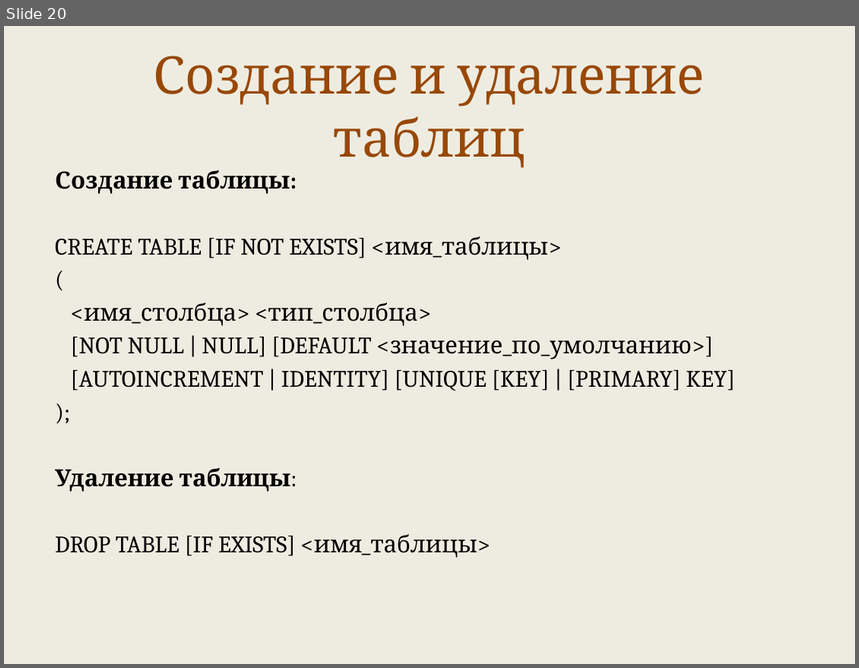
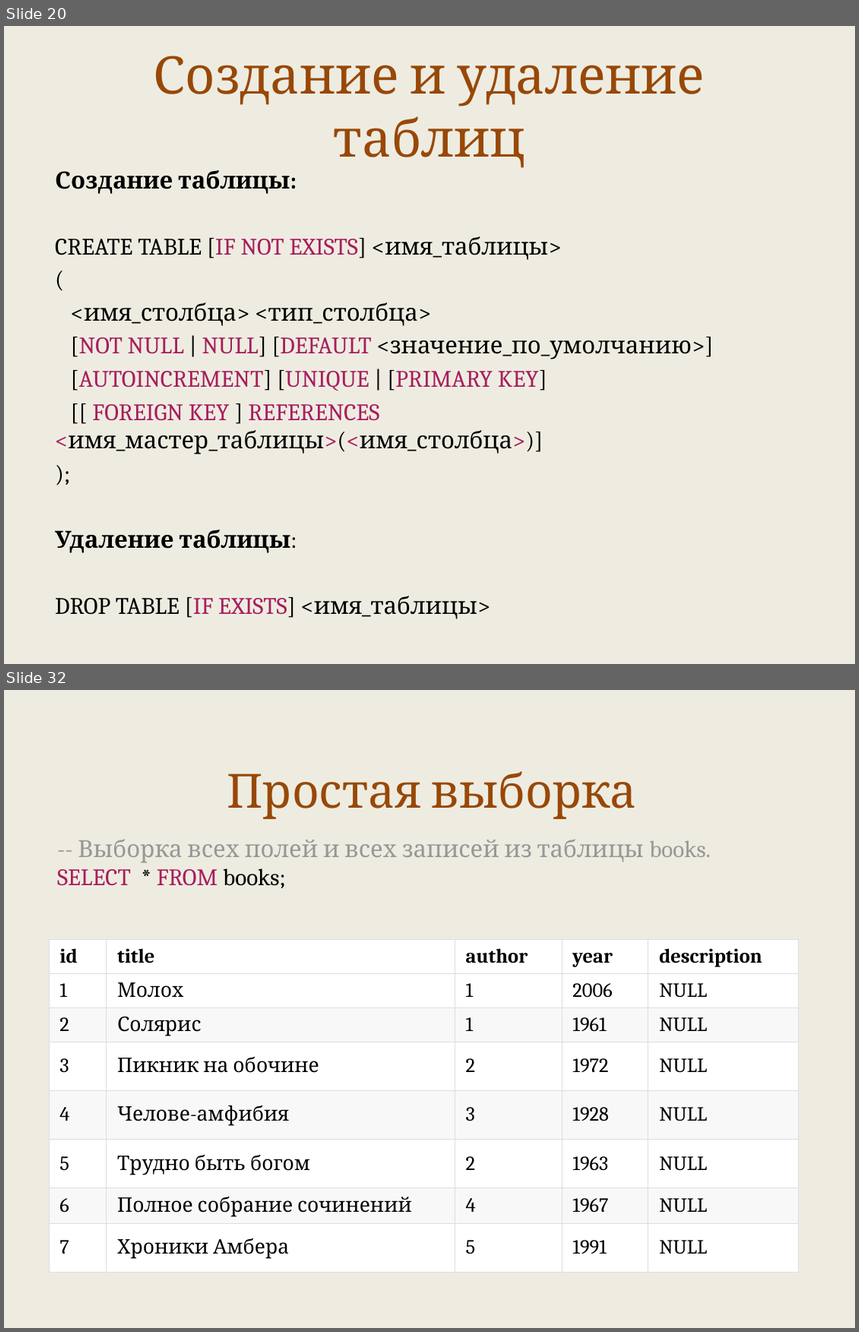
Before and after one commit to maxchv/LearnPython, a slide deck: week12/sql.pptx. Shown one above the other, each under a label of ours: slide 20 before the commit, slides 20 and 32 after it; the slides between them are not shown. The pictures are 859x668 and 859x1332 pixels, drawn with LibreOffice and Linux fonts; fonts in the diff are those of the drawing. Boxes give left, top, right and bottom in pixels: in the first picture for what was removed or moved away, otherwise in the second. Text is boxed around its words. In the diff, an @@ line names an element or a change of style, - is before the commit and + after.

```diff
--- a/week12/sql.pptx
+++ b/week12/sql.pptx
@@ slide 32 added at [4, 690, 855, 1328], background #EEECE1 @@
@@ text added at [227, 771, 637, 819], 40 pt, text #984807 @@
+Простая выборка
@@ text added at [57, 839, 711, 888], 20 pt, text #969896 @@
+-- Выборка всех полей и всех записей из таблицы books.
+SELECT * FROM books;
@@ table added at [49, 939, 799, 1272], 8 rows, 5 columns @@
+id | title | author | year | description
+1 | Молох | 1 | 2006 | NULL
+2 | Солярис | 1 | 1961 | NULL
+3 | Пикник на обочине | 2 | 1972 | NULL
+4 | Челове-амфибия | 3 | 1928 | NULL
+5 | Трудно быть богом | 2 | 1963 | NULL
+6 | Полное собрание сочинений | 4 | 1967 | NULL
+7 | Хроники Амбера | 5 | 1991 | NULL
@@ slide 20 changed as well @@
@@ text at [55, 237, 692, 620]: text colour #000000 to #A71D5D in "[IF NOT EXISTS]", "[NOT NULL NULL] [DEFAULT", "[IF EXISTS]" @@
@@ text at [68, 370, 547, 455]: text changed; text colour #000000 to #A71D5D @@
-[AUTOINCREMENT | IDENTITY] [UNIQUE [KEY] | [PRIMARY] KEY]
+[AUTOINCREMENT] [UNIQUE | [PRIMARY KEY]
+[[ FOREIGN KEY ] REFERENCES <имя_мастер_таблицы>(<имя_столбца>)]
```
Also in this commit, not shown: 16 other slides added, 1 slide removed, 8 other files.
